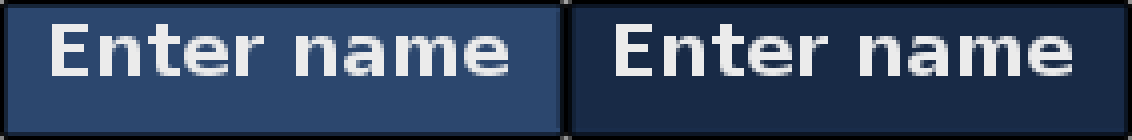
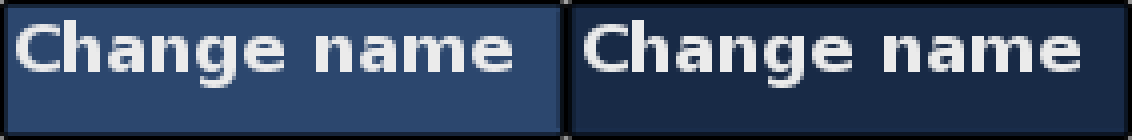
Revision of a layered 1132×140 image; what changed, layer by layer:
renamed "Enter name #1" to "Change name #1", painted on it over [584, 20, 1080, 88]
renamed "Enter name" to "Change name", painted on it over [16, 20, 512, 88]
